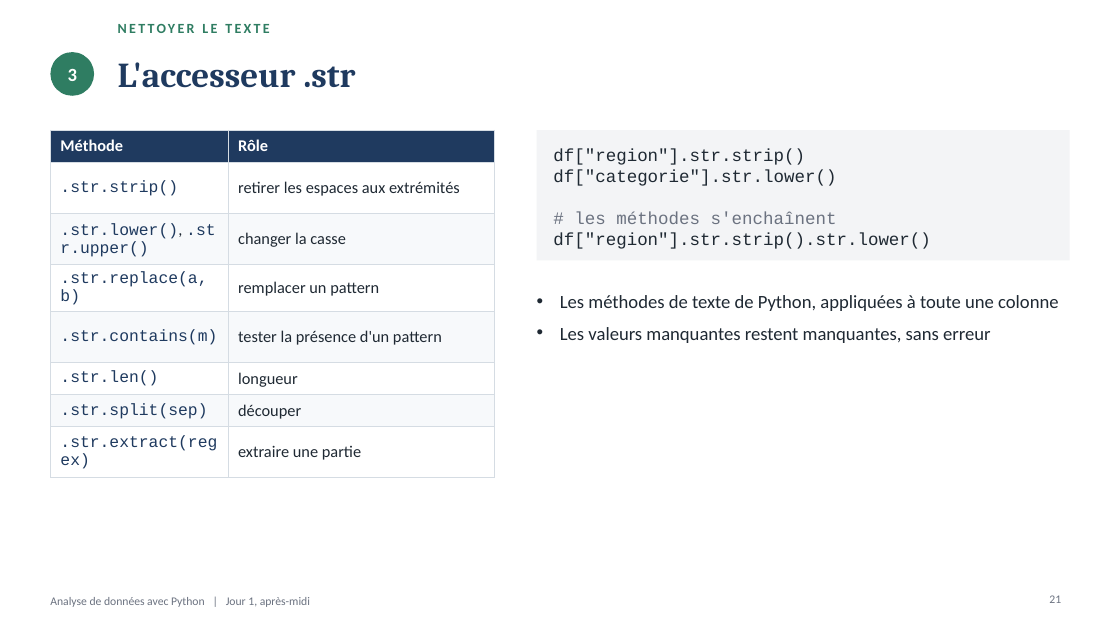
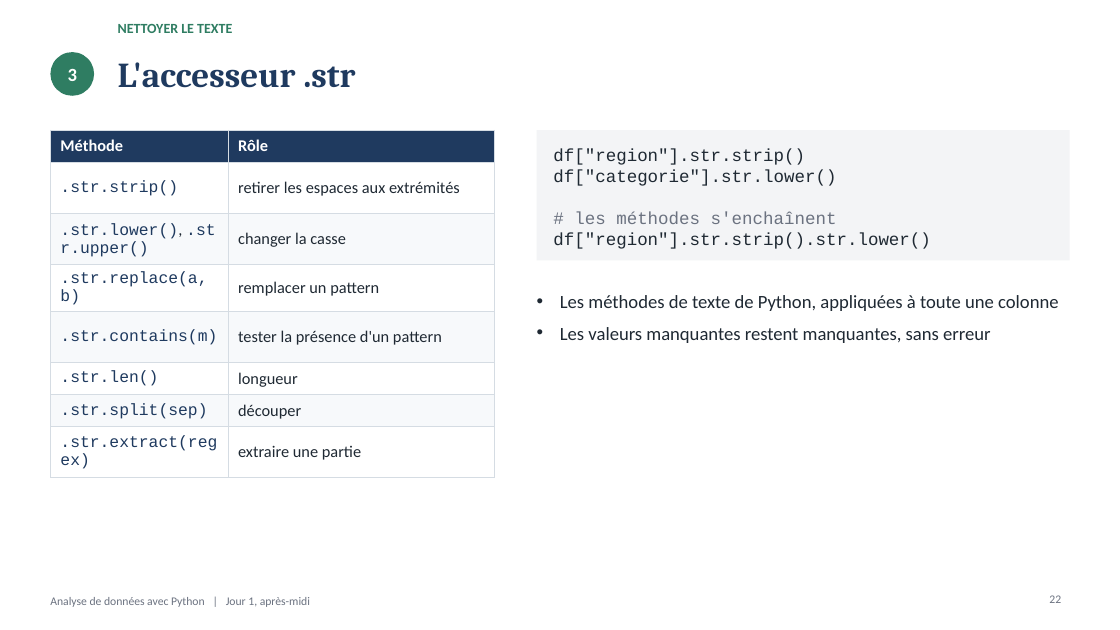
Before and after one commit to ardev2/formation-analyse-donnees-python, a slide deck: slide 22 of cours/02-jour1-apres-midi/selection-nettoyage.pptx (slide 21 before the commit). Drawn at 1120x630 pixels with LibreOffice and Linux fonts; fonts in the diff are those of the drawing. Boxes give left, top, right and bottom in pixels: in the first picture for what was removed or moved away, otherwise in the second. Text is boxed around its words. In the diff, an @@ line names an element or a change of style, - is before the commit and + after.

```diff
--- a/cours/02-jour1-apres-midi/selection-nettoyage.pptx
+++ b/cours/02-jour1-apres-midi/selection-nettoyage.pptx
@@ text "NETTOYER LE TEXTE" at [118, 24, 232, 33]: letter spacing 2 to 0 pt @@
```
Also in this commit, not shown: 43 other slides changed, 1 slide added, 11 other files.
